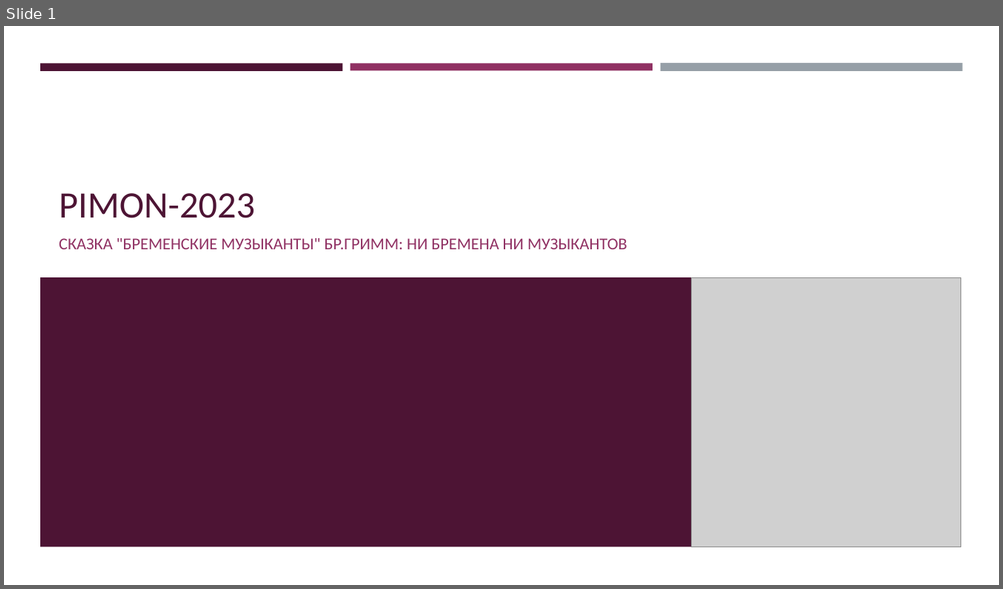
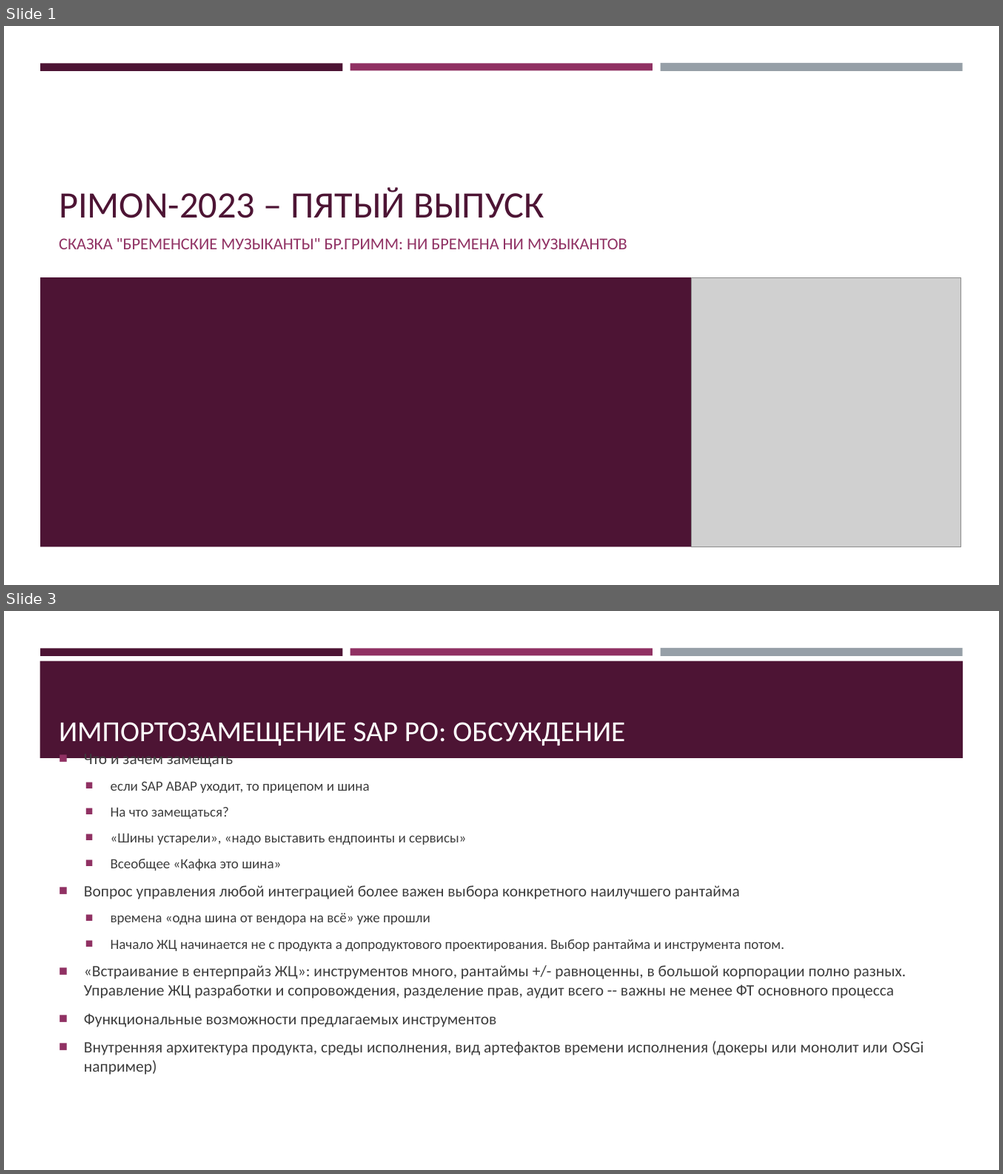
Before and after one commit to rsugio/PIMON, a slide deck: PIMON-2023/PIMON-2023.pptx. Shown one above the other, each under a label of ours: slide 1 before the commit, slides 1 and 3 after it; the slides between them are not shown. The pictures are 1003x589 and 1003x1174 pixels, drawn with LibreOffice and Linux fonts; fonts in the diff are those of the drawing; grey boxes stand for pictures. Boxes give left, top, right and bottom in pixels: in the first picture for what was removed or moved away, otherwise in the second. Text is boxed around its words. In the diff, an @@ line names an element or a change of style, - is before the commit and + after.

Commit message:
PIMON-2023 первый день

```diff
--- a/PIMON-2023/PIMON-2023.pptx
+++ b/PIMON-2023/PIMON-2023.pptx
@@ slide 3 added at <box>4,611,999,1170</box>, background #FFFFFF; not listed: 3 template elements that a slide beside it also shows @@
@@ rectangle added at <box>40,661,963,758</box>, fill #4D1434 @@
@@ title added at <box>59,722,625,746</box>, 28 pt, text #FFFFFF @@
+ИМПОРТОЗАМЕЩЕНИЕ SAP PO: ОБСУЖДЕНИЕ
@@ text added at <box>84,781,924,1075</box>, 15.3 pt, text #3D3D3D @@
+■ Что и зачем замещать
+  ■ если SAP ABAP уходит, то прицепом и шина
+  ■ На что замещаться?
+  ■ «Шины устарели», «надо выставить ендпоинты и сервисы»
+  ■ Всеобщее «Кафка это шина»
+■ Вопрос управления любой интеграцией более важен выбора конкретного наилучшего рантайма
+  ■ времена «одна шина от вендора на всё» уже прошли
+  ■ Начало ЖЦ начинается не с продукта а допродуктового проектирования. Выбор рантайма и инструмента потом.
+■ «Встраивание в ентерпрайз ЖЦ»: инструментов много, рантаймы +/- равноценны, в большой корпорации полно разных. Управление ЖЦ разработки и сопровождения, разделение прав, аудит всего -- важны не менее ФТ основного процесса
+■ Функциональные возможности предлагаемых инструментов
+■ Внутренняя архитектура продукта, среды исполнения, вид артефактов времени исполнения (докеры или монолит или OSGi например)
@@ slide 1 changed as well @@
@@ title at <box>59,187,544,218</box>: text changed @@
-PIMON-2023
+PIMON-2023 – ПЯТЫЙ ВЫПУСК
```
Also in this commit, not shown: 2 other slides changed, 2 other slides added, 8 other files.
